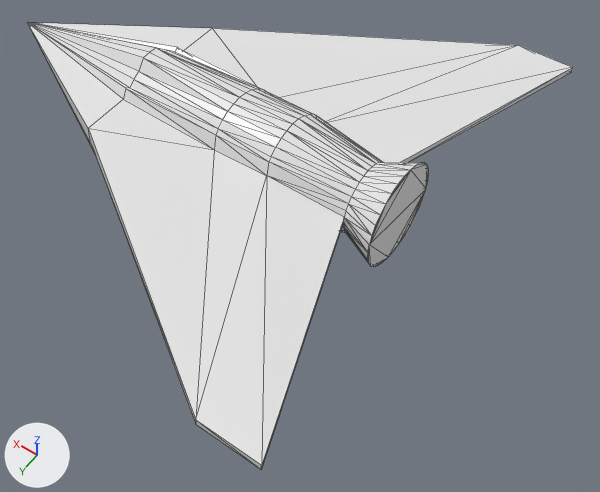
A saved change to the OBJ model Resources/Models/Player/Player.obj.
Before and after are seen from a 50 mm lens placed at (-4.29, 4.7, 6.05), pointed at (-1.15, 0.31, -0.84). The axes (+X, +Y, +Z) are drawn at lower left. The lights are the same throughout. Mesh edges are drawn as thin lines. Where no turn or scale is listed for an object, it has been applied to the vertices.

The first picture shows '円錐'.
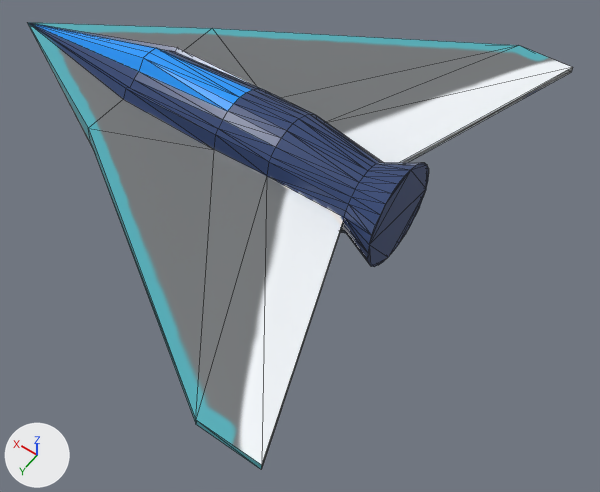
Pixel boxes [x1, y1, x2, y2] of what changed, in the pictures (600 x 492 px):
'円錐', surface changed: [28, 23, 573, 470] in both

What the commit changed:
Picture 'player.png' (img_player_png) is new.
In material 'None' (mat_none), base_color is no longer (0.8, 0.8, 0.8), white #e7e7e7.
In material 'None' (mat_none), texture is now set to img_player_png.
me_円錐 has 161 vertices, 318 faces and spans x -2.57..2.98, y -2.8..2.8, z -0.62..0.55.
me_円錐 is used by ob_円錐; location (0.0, 0.0, 0.0).
me_円錐 part 1: 318 kept faces spanning x -2.57..2.98, y -2.8..2.8, z -0.62..0.55 get new texture (UV) coordinates.
